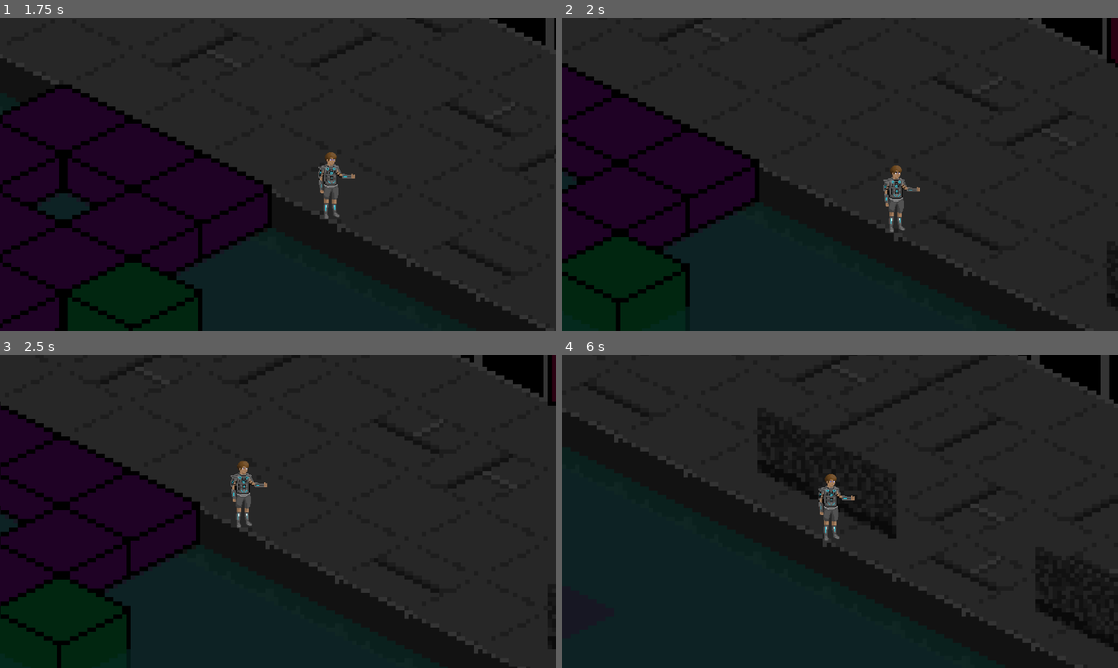
Above: before the commit, frames 1-4 (two rows, left to right).
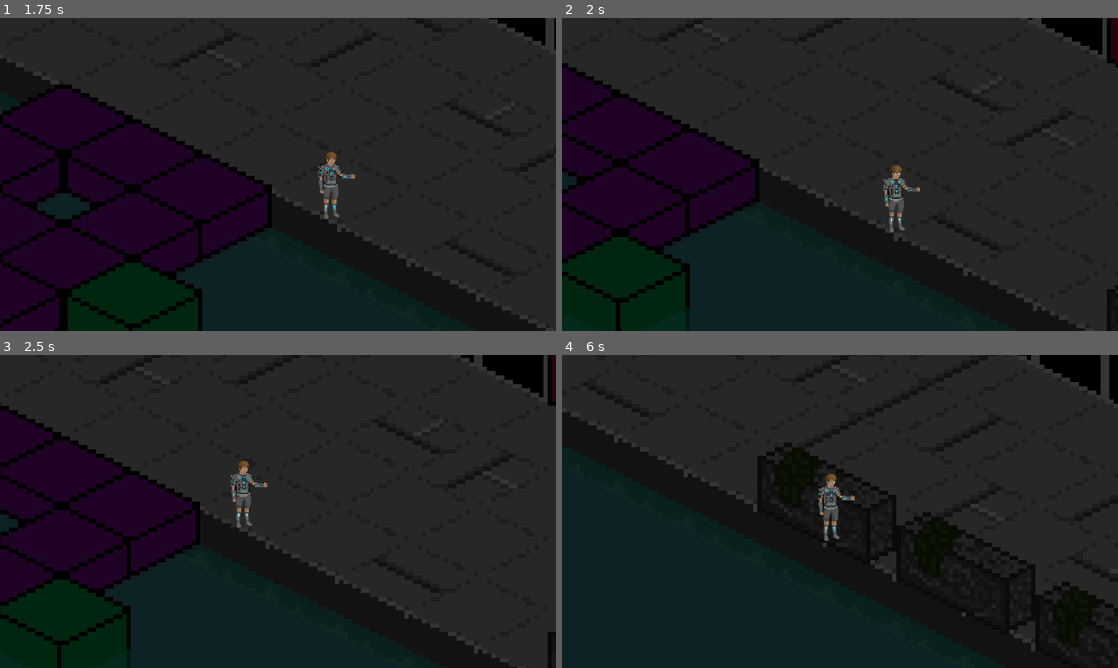
Above: after the commit, the same moments.

Repository: DarkMalygos/Game-Jam-Test
Game: Godot game, scene res://scenes/main.tscn
Same seed, same stepped clock (60 frames per second), same inputs: the game is played once before the commit and once after it.
Inputs:
- Up to frame 1 (1.75 s): tap Enter (ui_accept) at 0.5, 0.77, 1.52 s; hold Right (ui_right) from 0.53 s (still down)
- Up to frame 2 (2 s): keep holding Right (ui_right)
- Up to frame 3 (2.5 s): release Right (ui_right) at 2.03 s; hold Left (ui_left) from 2.03 s (still down)
- Up to frame 4 (6 s): release Left (ui_left) at 2.78 s; hold Right (ui_right) 2.78-4.28 s; tap Enter (ui_accept) at 3.02, 3.77, 4.52 s; hold Left (ui_left) 4.28-5.03 s; hold Right (ui_right) 5.03-5.78 s; hold Left (ui_left) from 5.78 s (still down)

Frame 1 is identical in both runs. In frame 2, less than 0.1% of the frame differs, in the area x 98-99%, y 92-100%; in frame 3, less than 0.1%; in frame 4, 3.5%, in the area x 35-97%, y 29-100%.

Commit message:
update

Diff:
--- a/diablo_clone/scenes/entities/torch/torch.tscn
+++ b/diablo_clone/scenes/entities/torch/torch.tscn
@@ -47,5 +47,6 @@
 position = Vector2(0, -4)
 scale = Vector2(1.08789, 1.01758)
 color = Color(1, 0.878431, 0, 1)
-energy = 0.5
+energy = 0.7
 texture = ExtResource("5_8f3ih")
+texture_scale = 3.0
--- a/diablo_clone/scenes/main.tscn
+++ b/diablo_clone/scenes/main.tscn
@@ -25,7 +25,7 @@
 
 [node name="Level1Layer" type="TileMapLayer" parent="TileMap"]
 self_modulate = Color(0.45098, 0.45098, 0.45098, 1)
-tile_map_data = PackedByteArray("AAACAAMAAAAEAAAAAAACAAIAAAA …(4422 unchanged characters)… AAJAPj/BAAAAAAAAAAJAAgABAAAAAAAAAAIAAkABwAAAAAAAAACAAkABwAAAAAAAAAGAAkABwAAAAAAAAA=")
+tile_map_data = PackedByteArray("AAACAAMAAAAEAAAAAAACAAIAAAA …(4422 unchanged characters)… AAJAPj/BAAAAAAAAAAJAAgABAAAAAAAAAAIAAkABQAAAAAAAAACAAkABQAAAAAAAAAGAAkABQAAAAAAAAAEAAkABQAAAAAAAAA=")
 tile_set = ExtResource("1_kdqyu")
 
 [node name="Level2Layer" type="TileMapLayer" parent="TileMap"]
--- a/diablo_clone/scripts/tiles/ground_layer.gd
+++ b/diablo_clone/scripts/tiles/ground_layer.gd
@@ -1,7 +1,7 @@
 extends TileMapLayer
 
 func _ready() -> void:
-	create_cell_boundaries(2)
+	create_cell_boundaries(5)
 
 func create_cell_boundaries(radius: int):
 	var used_cells = get_used_cells()
Binary file changed: diablo_clone/assets/sprites/tiles/stonewall_right.png
